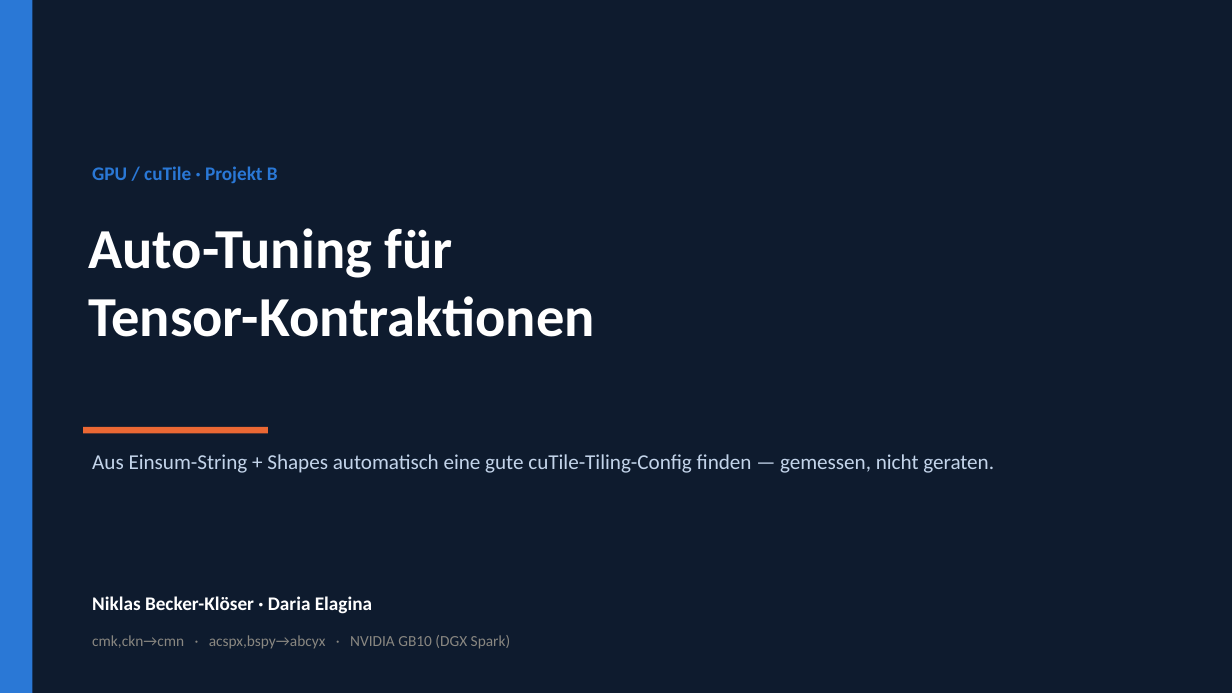
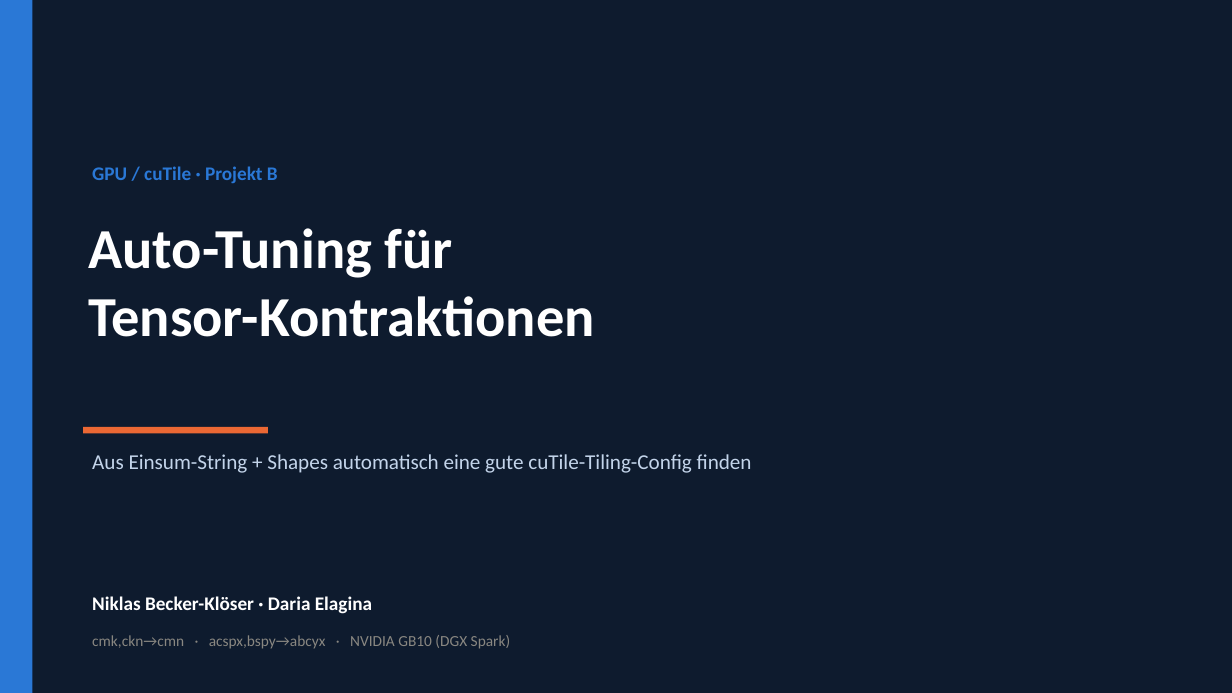
Before and after one commit to Niklas2021/MLA-SoSe-26, a slide deck: slide 1 of project/praesentation/cuTile_Auto-Tuner_normalized.pptx. Drawn at 1232x693 pixels with LibreOffice and Linux fonts; fonts in the diff are those of the drawing. Boxes give left, top, right and bottom in pixels: in the first picture for what was removed or moved away, otherwise in the second. Text is boxed around its words. In the diff, an @@ line names an element or a change of style, - is before the commit and + after.

```diff
--- a/project/praesentation/cuTile_Auto-Tuner_normalized.pptx
+++ b/project/praesentation/cuTile_Auto-Tuner_normalized.pptx
@@ background #FFFFFF to #0E1B2E @@
@@ rectangle removed at box(0, 0, 1232, 693) @@
@@ text at box(92, 454, 752, 473): text changed @@
-Aus Einsum-String + Shapes automatisch eine gute cuTile-Tiling-Config finden — gemessen, nicht geraten.
+Aus Einsum-String + Shapes automatisch eine gute cuTile-Tiling-Config finden
```
Also in this commit, not shown: 14 other slides changed, 6 slides added, 6 other files.
